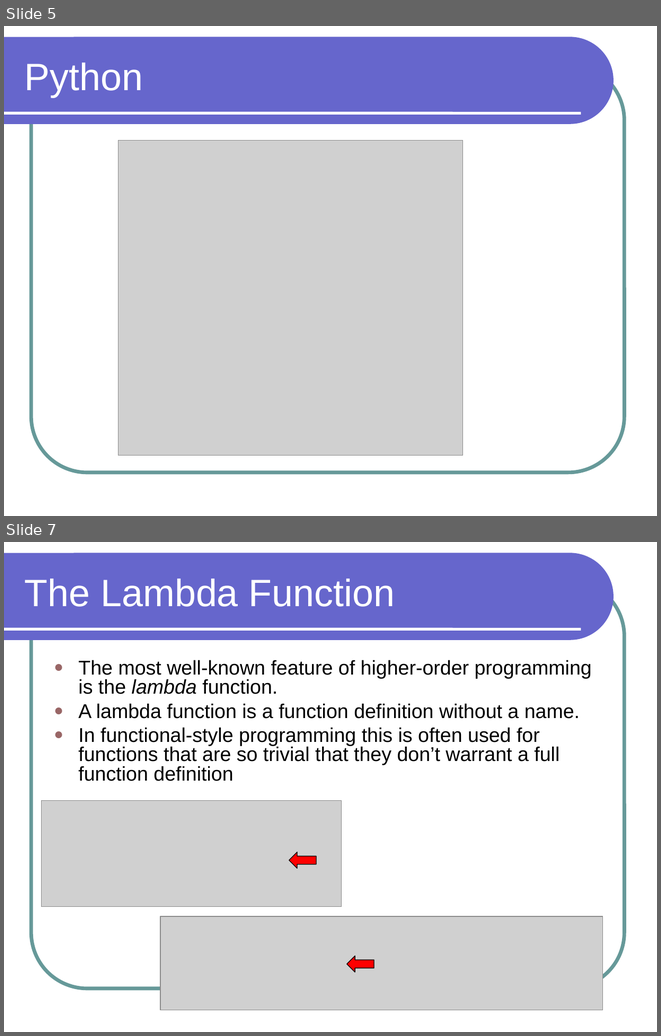
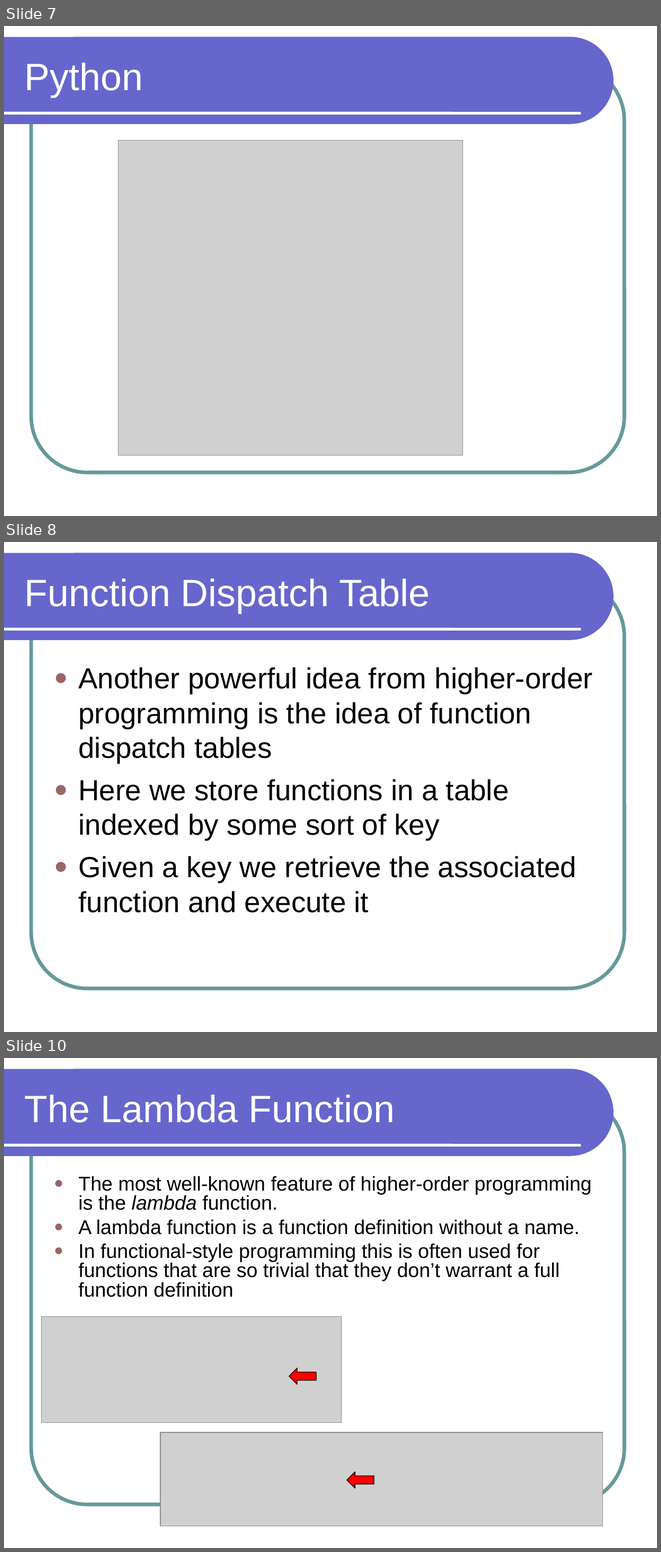
Before and after one commit to lutzhamel/CSC301, a slide deck: notes/csc301-ln014.ppt. Shown one above the other, each under a label of ours: slides 5 and 7 before the commit, slides 7, 8 and 10 after it; the slides between them are not shown. The pictures are 661x1036 and 661x1552 pixels, drawn with LibreOffice and Linux fonts; fonts in the diff are those of the drawing; grey boxes stand for pictures. Boxes give left, top, right and bottom in pixels: in the first picture for what was removed or moved away, otherwise in the second. Text is boxed around its words. In the diff, an @@ line names an element or a change of style, - is before the commit and + after.

```diff
--- a/notes/csc301-ln014.ppt
+++ b/notes/csc301-ln014.ppt
@@ slide 8 added at (4,542,657,1032), background #FFFFFF; not listed: 3 template elements that a slide beside it also shows @@
@@ title added at (25,579,430,613), 42 pt, text #FFFFFF @@
+Function Dispatch Table
@@ text added at (78,667,593,912), 32 pt, text #000000 @@
+● Another powerful idea from higher-order programming is the idea of function dispatch tables
+● Here we store functions in a table indexed by some sort of key
+● Given a key we retrieve the associated function and execute it
@@ what was slide 5 is now slide 7 @@
@@ what was slide 7 is now slide 10 @@
```
Also in this commit, not shown: 3 slides changed, 3 other slides added, 1 slide removed, 6 other files.
